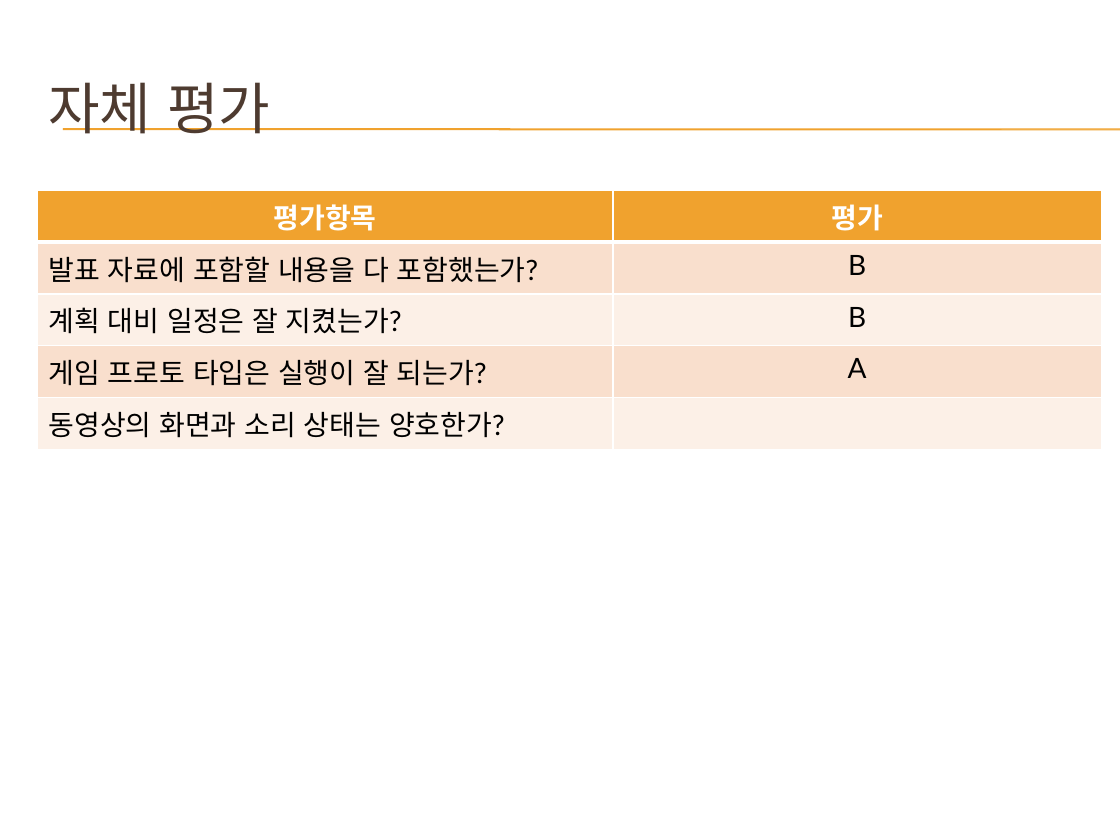
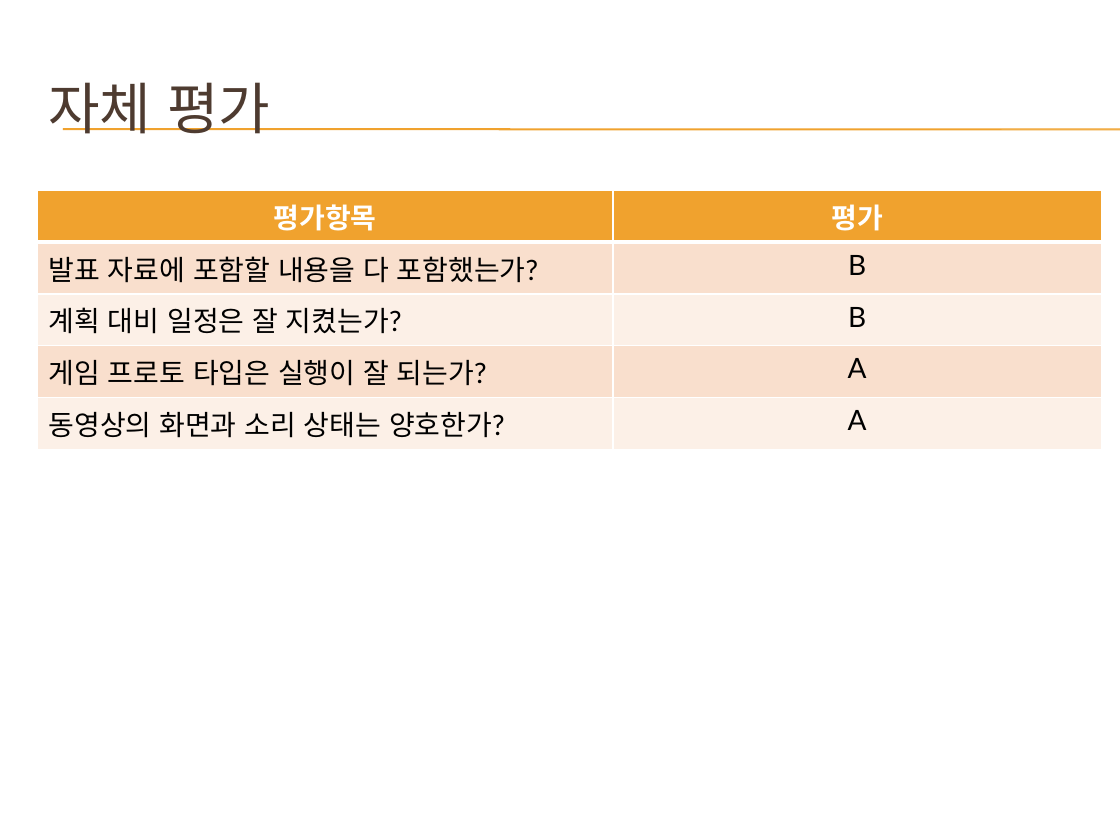
Before and after one commit to GreeeeeShot/2dgp, a slide deck: slide 6 of 게임공학과 2012180002 권준범 2차발표.pptx. Drawn at 1120x840 pixels with LibreOffice and Linux fonts; fonts in the diff are those of the drawing; background and template pictures are left out. Boxes give left, top, right and bottom in pixels: in the first picture for what was removed or moved away, otherwise in the second. Text is boxed around its words. In the diff, an @@ line names an element or a change of style, - is before the commit and + after.

Commit message:
2차발표ppt 수정
2차발표ppt 수정

```diff
--- a/게임공학과 2012180002 권준범 2차발표.pptx
+++ b/게임공학과 2012180002 권준범 2차발표.pptx
@@ table at <box>37,190,1101,442</box> @@
-row 5, column 2: 
+row 5, column 2: A
```
